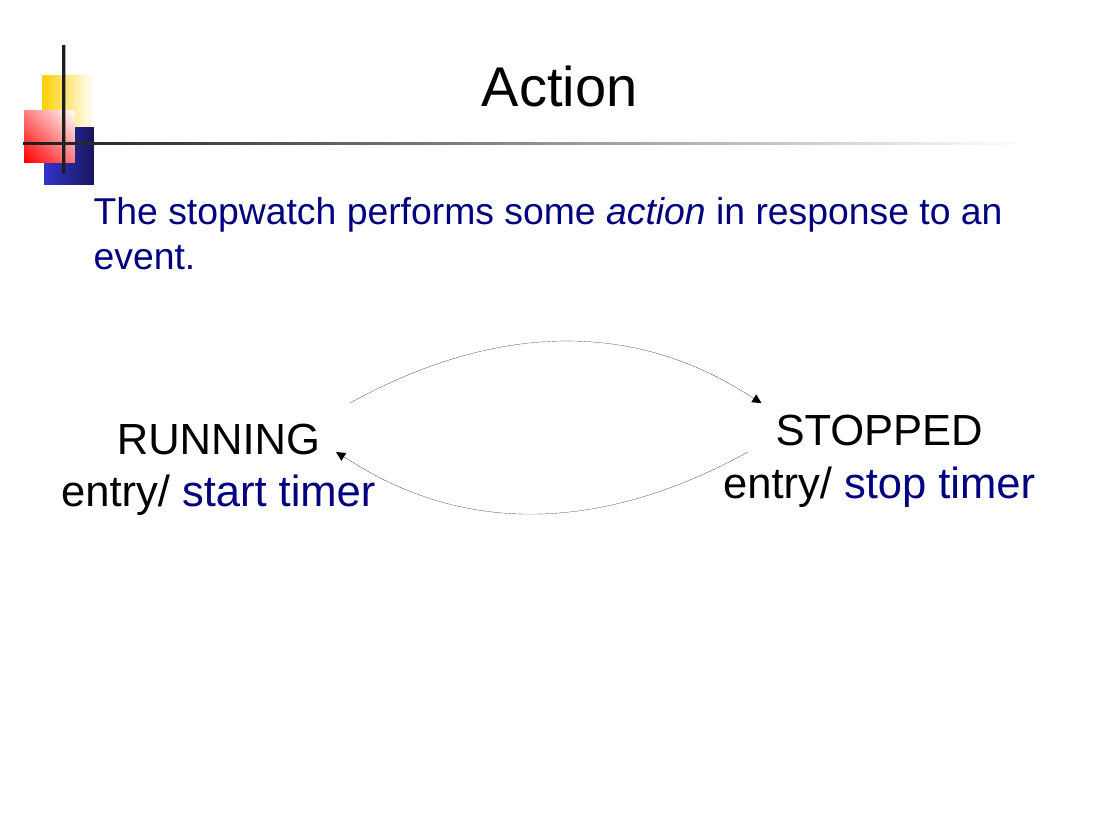
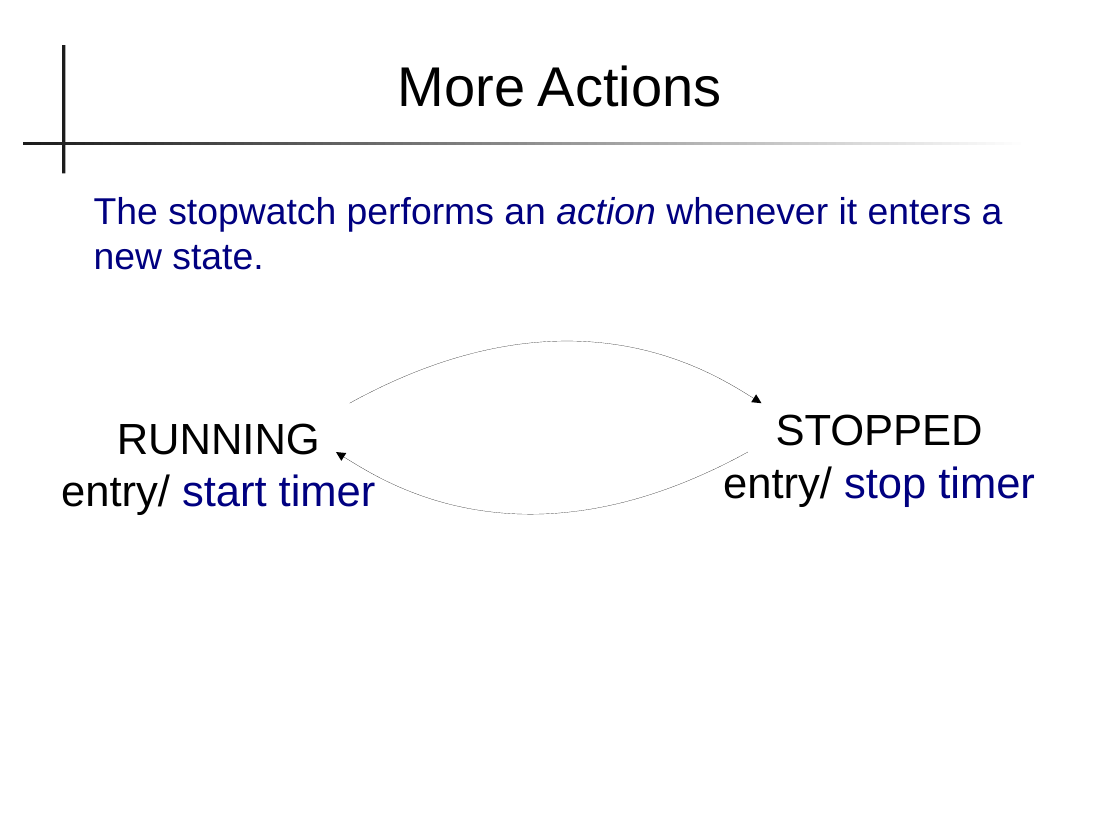
Before and after one commit to skeoop/skeoop.github.io, a slide deck: slide 8 of topics/State-Machine.pptx (slide 6 before the commit). Drawn at 1120x840 pixels with LibreOffice and Linux fonts; fonts in the diff are those of the drawing. Boxes give left, top, right and bottom in pixels: in the first picture for what was removed or moved away, otherwise in the second. Text is boxed around its words. In the diff, an @@ line names an element or a change of style, - is before the commit and + after.

Commit message:
Update files on state machine

```diff
--- a/topics/State-Machine.pptx
+++ b/topics/State-Machine.pptx
@@ rectangle removed at bbox=[41, 75, 94, 133] @@
@@ text at bbox=[398, 65, 722, 107]: text changed @@
-Action
+More Actions
@@ rectangle removed at bbox=[25, 111, 75, 162] @@
@@ rectangle removed at bbox=[44, 128, 94, 186] @@
@@ text at bbox=[94, 197, 1003, 270]: text changed @@
-The stopwatch performs some action in response to an event.
+The stopwatch performs an action whenever it enters a new state.
```
Also in this commit, not shown: 20 other slides changed, 9 slides added, 3 slides removed, 7 other files.
